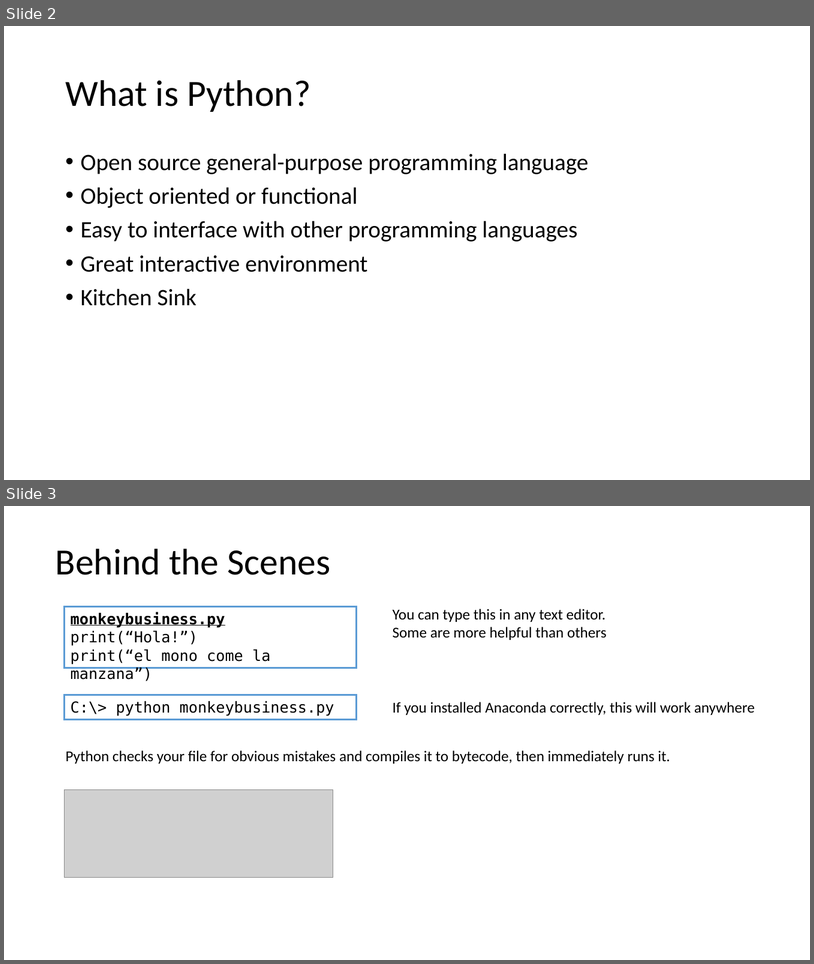
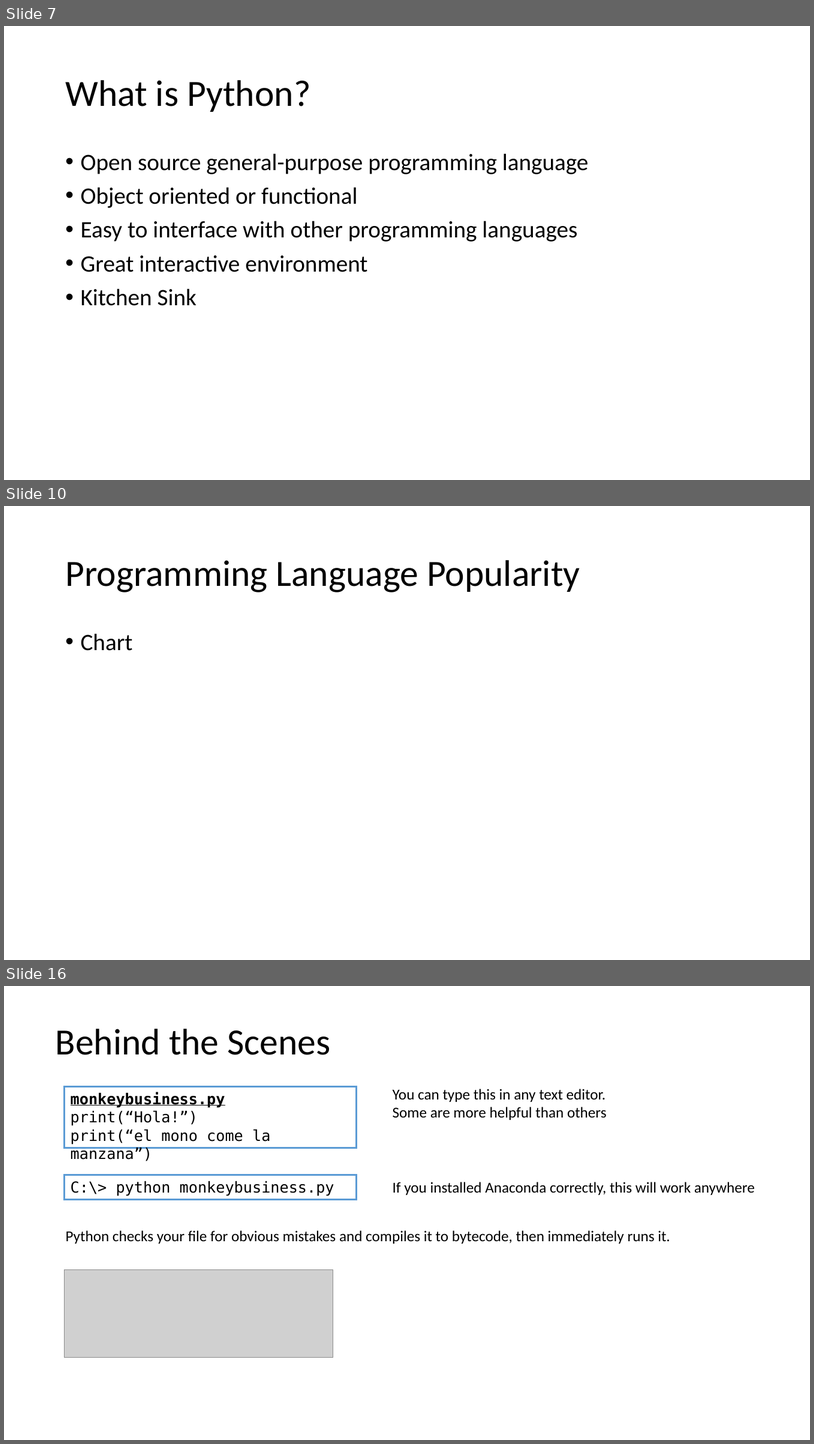
Before and after one commit to LimnoTech/Python-Data-Analysis-Course, a slide deck: Day1/IntroToPython/IntroToPython.pptx. Shown one above the other, each under a label of ours: slides 2 and 3 before the commit, slides 7, 10 and 16 after it; the slides between them are not shown. The pictures are 814x964 and 814x1444 pixels, drawn with LibreOffice and Linux fonts; fonts in the diff are those of the drawing; grey boxes stand for pictures. Boxes give left, top, right and bottom in pixels: in the first picture for what was removed or moved away, otherwise in the second. Text is boxed around its words. In the diff, an @@ line names an element or a change of style, - is before the commit and + after.

```diff
--- a/Day1/IntroToPython/IntroToPython.pptx
+++ b/Day1/IntroToPython/IntroToPython.pptx
@@ slide 10 added at [4,506,810,960], background #FFFFFF @@
@@ title added at [65,560,580,592], 44 pt, text #000000 @@
+Programming Language Popularity
@@ text added at [81,633,133,651], 28 pt, text #000000 @@
+• Chart
@@ what was slide 2 is now slide 7 @@
@@ what was slide 3 is now slide 16 @@
```
Also in this commit, not shown: 13 other slides added, 1 other file.
